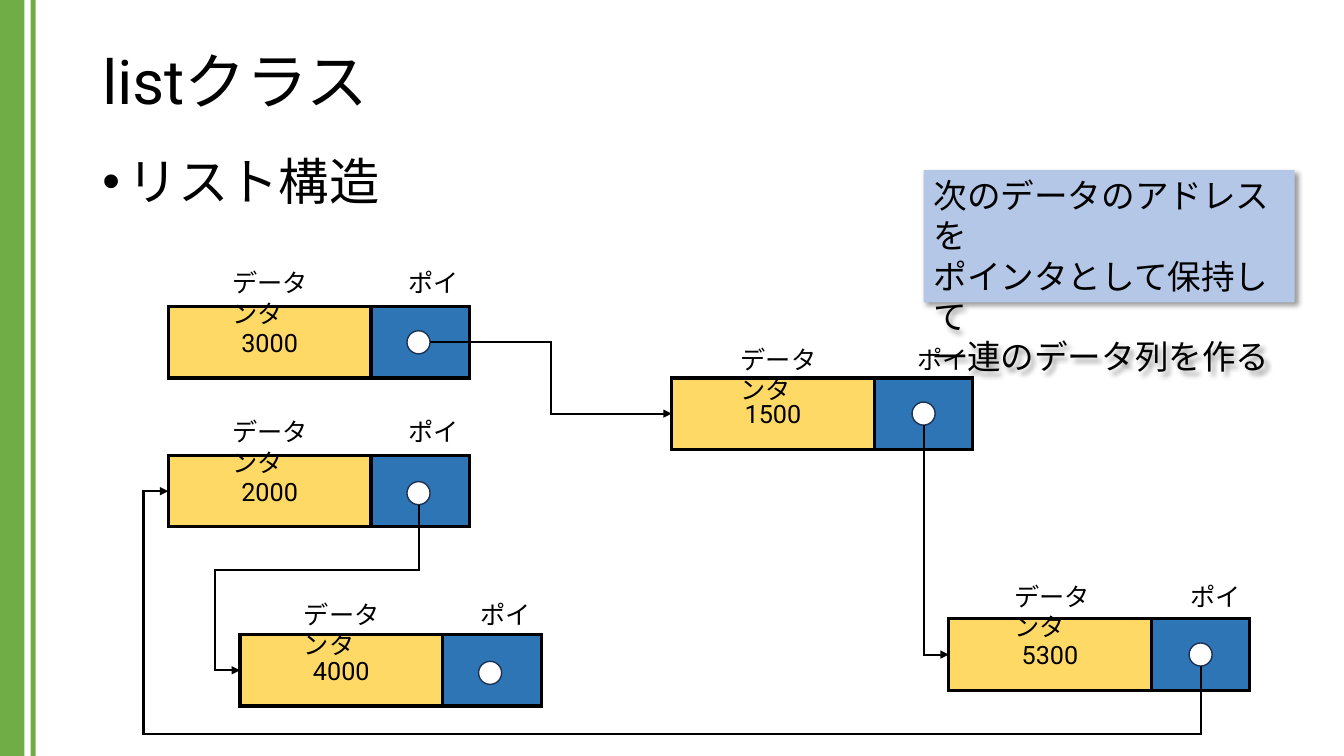
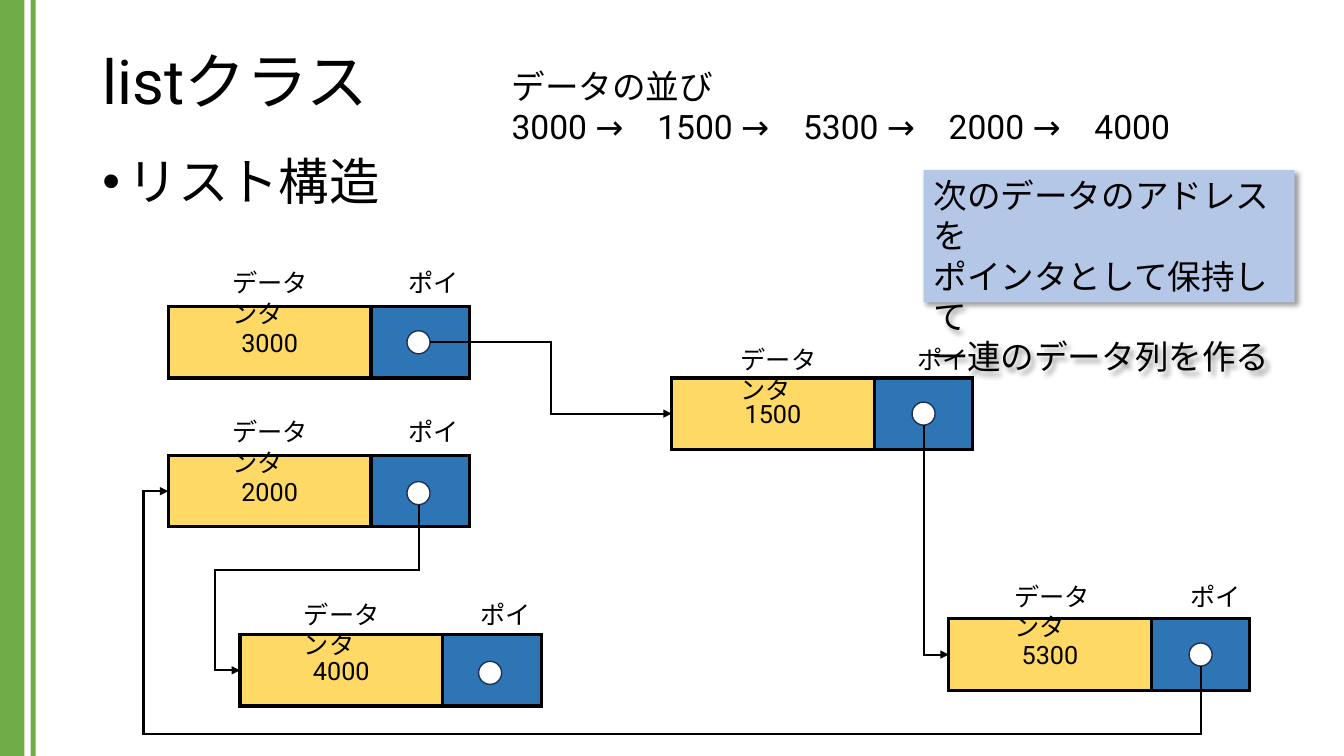
Before and after one commit to kic-murata/cpp2024, a slide deck: slide 2 of 授業資料/講義資料：Listクラス.pptx. Drawn at 1344x756 pixels with LibreOffice and Linux fonts; fonts in the diff are those of the drawing. Boxes give left, top, right and bottom in pixels: in the first picture for what was removed or moved away, otherwise in the second. Text is boxed around its words. In the diff, an @@ line names an element or a change of style, - is before the commit and + after.

```diff
--- a/授業資料/講義資料：Listクラス.pptx
+++ b/授業資料/講義資料：Listクラス.pptx
@@ text added at (x1=512, y1=70, x2=1170, y2=140), 24 pt, text #000000 @@
+データの並び
+3000 → 1500 → 5300 → 2000 → 4000
```
Also in this commit, not shown: 2 other slides changed.
